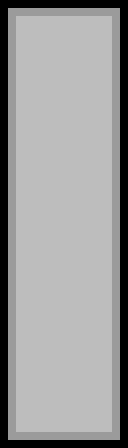
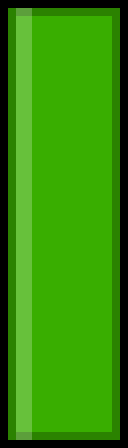
Two versions of the same layered image (128x448). Layer-by-layer changes:
added layer "Layer #2" (23%) above "Layer #3" over <box>16,8,32,440</box>
added layer "Layer #3" above "Layer" over <box>8,8,120,440</box>
